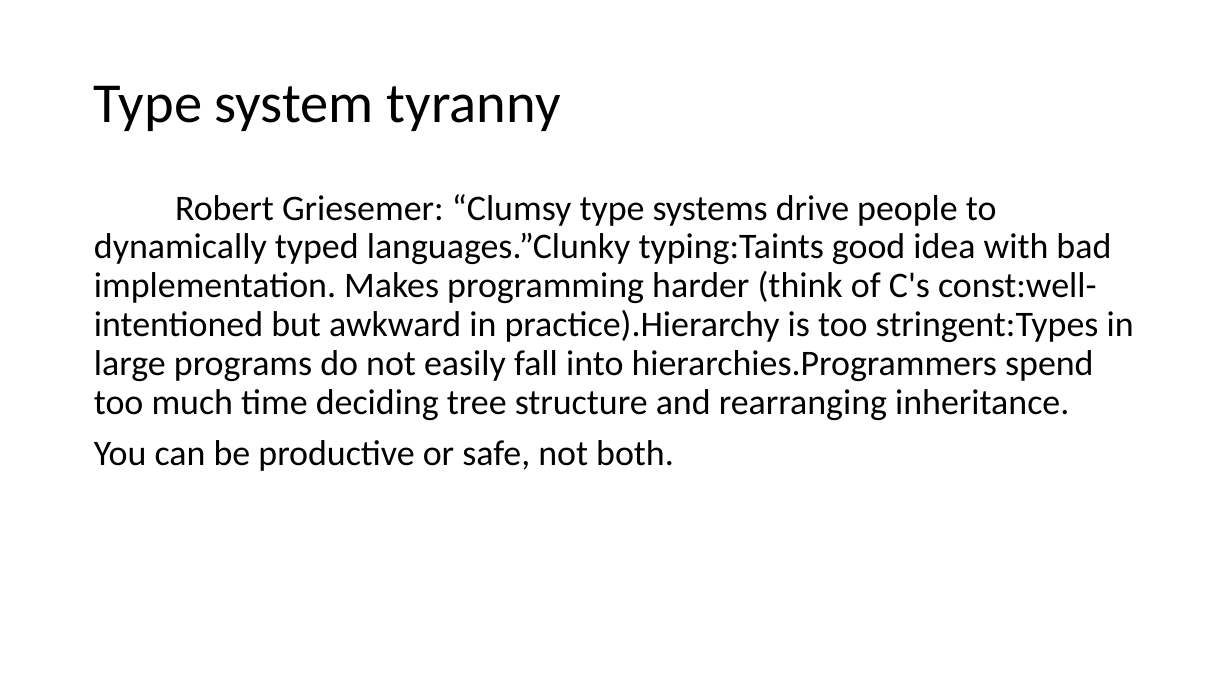
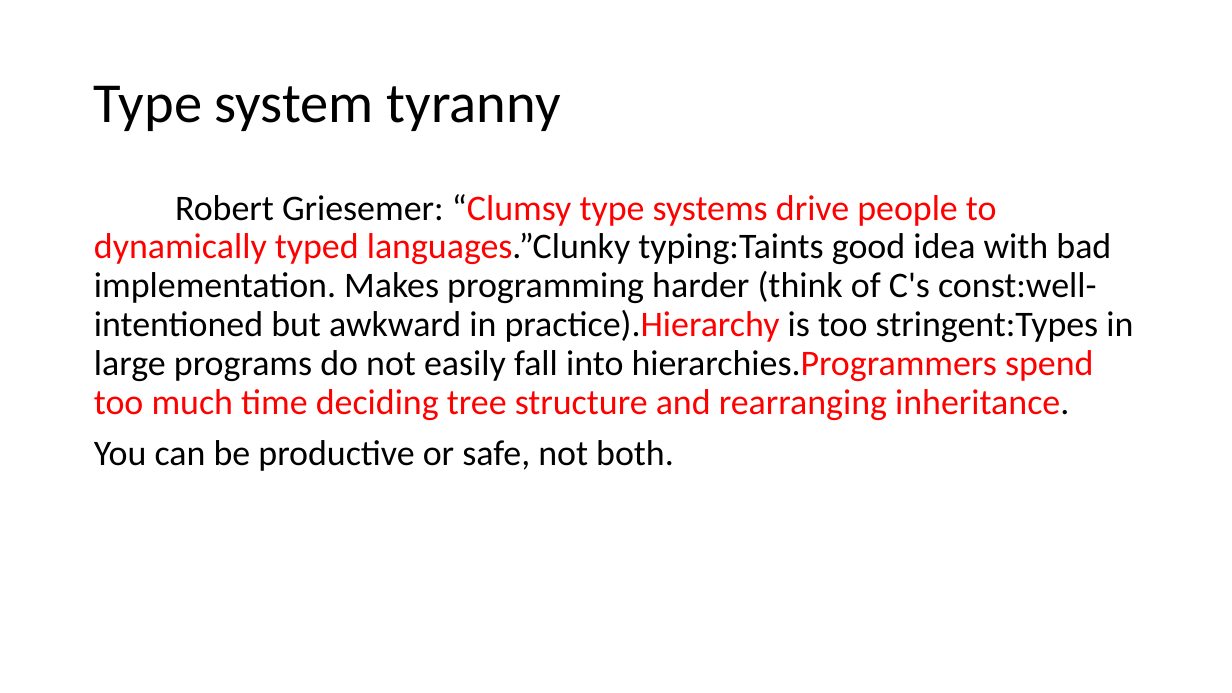
Before and after one commit to firstbird/goPresent, a slide deck: slide 7 of go introduction.pptx. Drawn at 1232x693 pixels with LibreOffice and Linux fonts; fonts in the diff are those of the drawing. Boxes give left, top, right and bottom in pixels: in the first picture for what was removed or moved away, otherwise in the second. Text is boxed around its words. In the diff, an @@ line names an element or a change of style, - is before the commit and + after.

```diff
--- a/go introduction.pptx
+++ b/go introduction.pptx
@@ text at (x1=94, y1=194, x2=1133, y2=420): text colour #000000 to #FF0000 in "“Clumsy type systems drive people to dynamically ..." @@
```
Also in this commit, not shown: 21 other slides changed.
